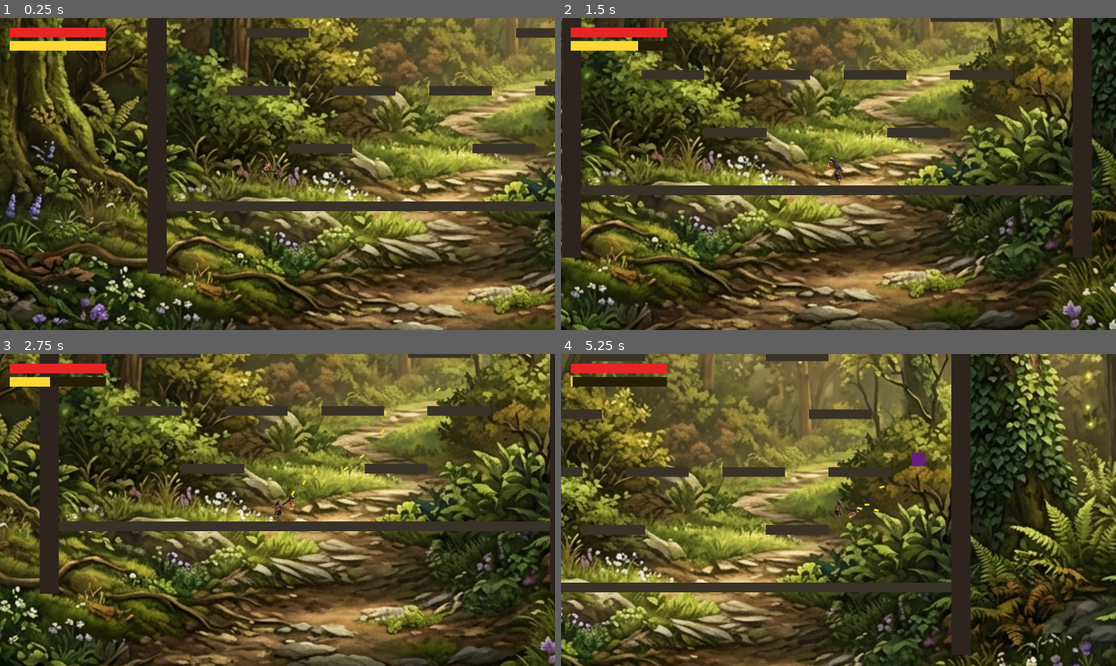
Above: before the commit, frames 1-4 (two rows, left to right).
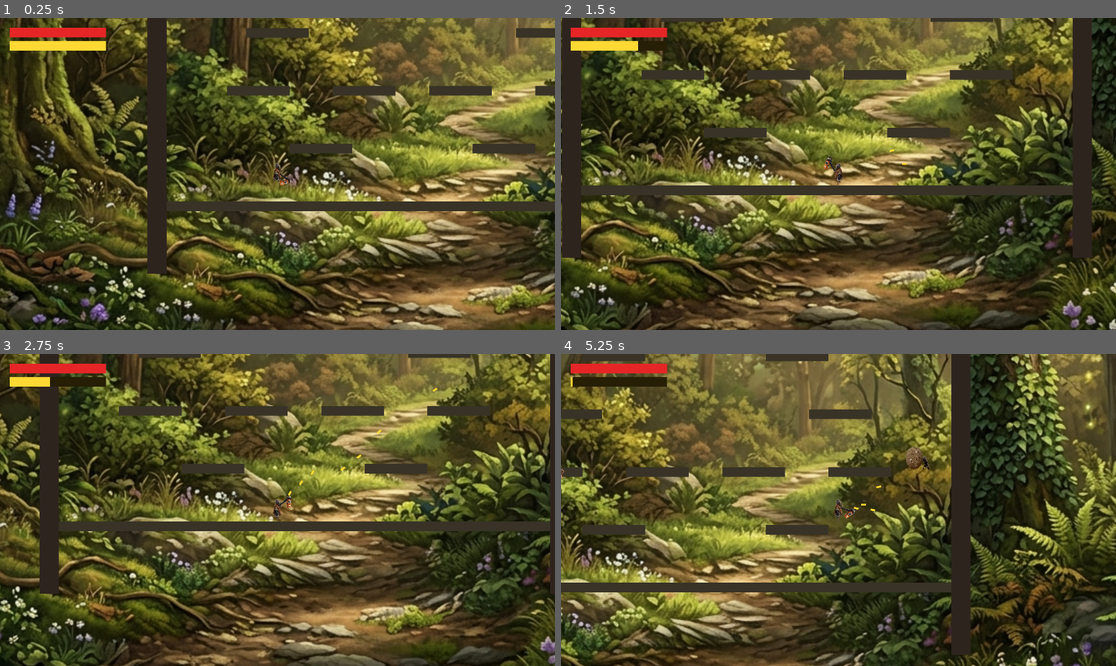
Above: after the commit, the same moments.

Repository: GuilhermeGehring/godot-project
Game: Godot game, scene res://main.tscn
Same seed, same stepped clock (60 frames per second), same inputs: the game is played once before the commit and once after it.
Inputs (mouse positions are in pixels of both pictures, inside the frame that each line leads up to):
- Up to frame 1 (0.25 s): no input
- Up to frame 2 (1.5 s): move the mouse to (960, 158) at 0.52 s; press the mouse at (960, 158) at 0.53 s; hold D (move_right) from 0.53 s (still down); tap Space (jump) at 0.77 s; move the mouse to (727, 189) at 1.27 s; release the mouse at (727, 189) at 1.28 s; right-click (727, 189) at 1.35 s
- Up to frame 3 (2.75 s): tap Space (jump) at 1.52 s; move the mouse to (333, 441) at 2.02 s; release D (move_right) at 2.03 s; press the mouse at (333, 441) at 2.03 s; hold A (move_left) from 2.03 s (still down)
- Up to frame 4 (5.25 s): move the mouse to (810, 572) at 2.77 s; release A (move_left) at 2.78 s; release the mouse at (810, 572) at 2.78 s; hold D (move_right) 2.78-4.28 s; right-click (810, 572) at 2.85 s; tap Space (jump) at 3.02, 3.77, 4.52 s; move the mouse to (1005, 556) at 3.52 s; press the mouse at (1005, 556) at 3.53 s; move the mouse to (672, 463) at 4.27 s; release the mouse at (672, 463) at 4.28 s; hold A (move_left) 4.28-5.03 s; right-click (672, 463) at 4.35 s; move the mouse to (866, 510) at 5.02 s; press the mouse at (866, 510) at 5.03 s; hold D (move_right) from 5.03 s (still down)

The runs differ from the first frame. In frame 1, less than 0.1% of the frame differs, in the area x 46-53%, y 46-54%; in frame 2, 0.1%; in frame 3, 0.2%; in frame 4, 0.3%, in the area x 0-67%, y 29-53%.

Commit message:
rola bosta e songs

Diff:
--- a/entities/enemy/enemy.tscn
+++ b/entities/enemy/enemy.tscn
@@ -1,24 +1,38 @@
-[gd_scene load_steps=4 format=3]
+[gd_scene load_steps=7 format=3]
 
 [ext_resource type="Script" path="res://entities/enemy/walking_enemy.gd" id="1_enemy"]
+[ext_resource type="Texture2D" path="res://assets/rola_bosta2_walk_01.png" id="2_walk1"]
+[ext_resource type="Texture2D" path="res://assets/rola_bosta2_walk_02.png" id="3_walk2"]
+
+[sub_resource type="SpriteFrames" id="SpriteFrames_enemy"]
+animations = [{
+"frames": [{
+"duration": 1.0,
+"texture": ExtResource("2_walk1")
+}, {
+"duration": 1.0,
+"texture": ExtResource("3_walk2")
+}],
+"loop": true,
+"name": &"walk",
+"speed": 8.0
+}]
 
 [sub_resource type="RectangleShape2D" id="RectangleShape2D_enemy_body"]
-size = Vector2(28, 28)
+size = Vector2(53, 53)
 
 [sub_resource type="RectangleShape2D" id="RectangleShape2D_enemy_hitbox"]
-size = Vector2(28, 28)
+size = Vector2(53, 53)
 
 [node name="Enemy" type="CharacterBody2D"]
 collision_layer = 2
 collision_mask = 4
 script = ExtResource("1_enemy")
 
-[node name="ColorRect" type="ColorRect" parent="."]
-offset_left = -14.0
-offset_top = -14.0
-offset_right = 14.0
-offset_bottom = 14.0
-color = Color(0.4, 0.12, 0.5, 1)
+[node name="AnimatedSprite2D" type="AnimatedSprite2D" parent="."]
+sprite_frames = SubResource("SpriteFrames_enemy")
+animation = &"walk"
+autoplay = "walk"
 
 [node name="CollisionShape2D" type="CollisionShape2D" parent="."]
 shape = SubResource("RectangleShape2D_enemy_body")
--- a/entities/enemy/flying_enemy.tscn
+++ b/entities/enemy/flying_enemy.tscn
@@ -19,10 +19,10 @@
 }]
 
 [sub_resource type="RectangleShape2D" id="RectangleShape2D_flying_body"]
-size = Vector2(24, 24)
+size = Vector2(48, 48)
 
 [sub_resource type="RectangleShape2D" id="RectangleShape2D_flying_hitbox"]
-size = Vector2(24, 24)
+size = Vector2(48, 48)
 
 [node name="FlyingEnemy" type="CharacterBody2D"]
 collision_layer = 2
--- a/entities/enemy/walking_enemy.gd
+++ b/entities/enemy/walking_enemy.gd
@@ -3,13 +3,24 @@
 
 @export var speed: float = 160.0
 
+@onready var _sprite: AnimatedSprite2D = $AnimatedSprite2D
+@onready var _col: CollisionShape2D = $CollisionShape2D
+
 var _gravity: float = ProjectSettings.get_setting("physics/2d/default_gravity")
+
+func _ready() -> void:
+	super()
+	var shape := _col.shape as RectangleShape2D
+	var tex := _sprite.sprite_frames.get_frame_texture("walk", 0)
+	_sprite.scale = shape.size / Vector2(tex.get_width(), tex.get_height())
 
 func _update_velocity(delta: float) -> void:
 	if not is_on_floor():
 		velocity.y += _gravity * delta
 
 	if target != null:
-		velocity.x = signf(target.global_position.x - global_position.x) * speed
+		var dir := signf(target.global_position.x - global_position.x)
+		velocity.x = dir * speed
+		_sprite.flip_h = dir < 0.0
 	else:
 		velocity.x = 0.0
--- a/entities/player/player.gd
+++ b/entities/player/player.gd
@@ -113,12 +113,13 @@
 
 func _update_arm() -> void:
 	var mouse_pos := get_global_mouse_position()
+	var facing_left: bool = mouse_pos.x < global_position.x
 	_arm.look_at(mouse_pos)
-	_arm_sprite.flip_v = mouse_pos.x < global_position.x
+	_arm_sprite.flip_v = facing_left
+	_sprite.flip_h = facing_left
 
 func _update_sprite(direction: float) -> void:
 	if direction != 0.0:
-		_sprite.flip_h = direction < 0.0
 		_sprite.play("walk")
 	else:
 		_sprite.stop()
--- a/entities/player/player.tscn
+++ b/entities/player/player.tscn
@@ -40,7 +40,7 @@
 animation = &"walk"
 
 [node name="Arm" type="Node2D" parent="."]
-position = Vector2(5, -5)
+position = Vector2(-2, -5)
 
 [node name="Sprite2D" type="Sprite2D" parent="Arm"]
 position = Vector2(9, 4)
--- a/main.tscn
+++ b/main.tscn
@@ -1,9 +1,10 @@
-[gd_scene load_steps=9 format=3]
+[gd_scene load_steps=10 format=3]
 
 [ext_resource type="Script" uid="uid://cagq1dsps8bbu" path="res://main.gd" id="1_main"]
 [ext_resource type="PackedScene" path="res://entities/player/player.tscn" id="2_player"]
 [ext_resource type="PackedScene" path="res://entities/enemy/enemy.tscn" id="3_enemy"]
 [ext_resource type="Texture2D" path="res://assets/level_01_bg.png" id="4_bg"]
+[ext_resource type="AudioStream" path="res://assets/Green_Blur_in_the_Canopy.mp3" id="5_music"]
 
 [sub_resource type="RectangleShape2D" id="RectangleShape2D_platform"]
 size = Vector2(130, 20)
@@ -452,4 +453,9 @@
 Press SPACE to restart"
 horizontal_alignment = 1
 
+[node name="Music" type="AudioStreamPlayer" parent="."]
+stream = ExtResource("5_music")
+autoplay = true
+volume_db = -6.0
+
 [connection signal="body_entered" from="World/FinishZone" to="." method="_on_finish_zone_body_entered"]
Not shown, added: assets/Green_Blur_in_the_Canopy.mp3.import
Binary file added: assets/rola_bosta2_walk_01.png
Not shown, added: assets/rola_bosta2_walk_01.png.import
Binary file added: assets/rola_bosta2_walk_02.png
Not shown, added: assets/rola_bosta2_walk_02.png.import
Not shown, added: assets/Green_Blur_in_the_Canopy.mp3
